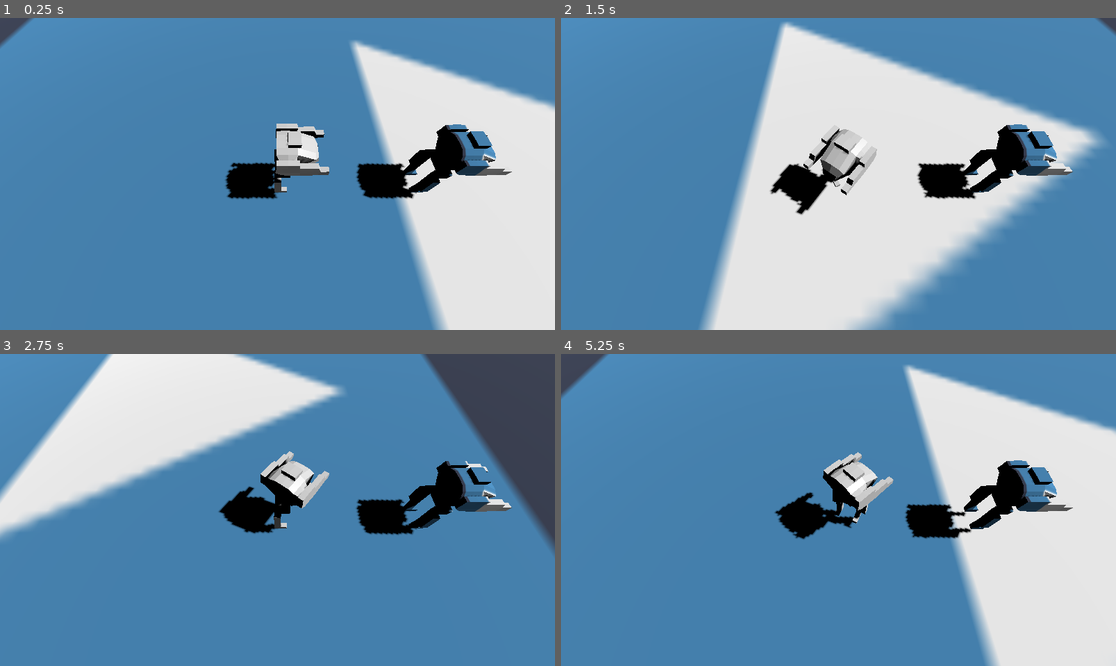
Above: before the commit, frames 1-4 (two rows, left to right).
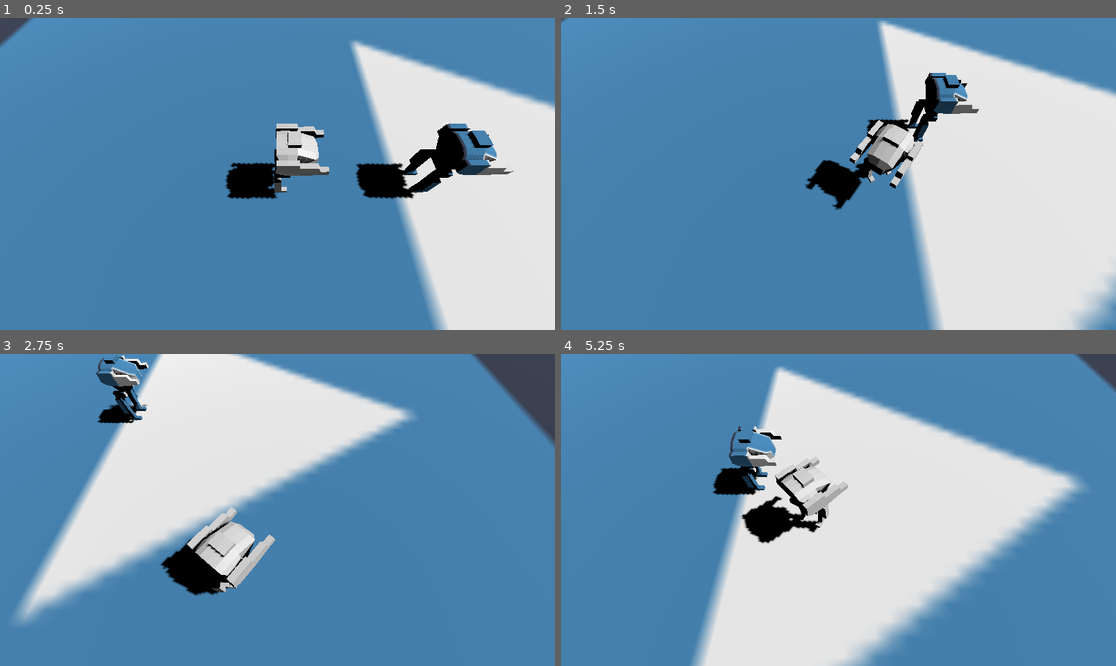
Above: after the commit, the same moments.

Repository: mrjackphil/top-down-arena
Game: Godot game, scene res://Test_Scene.tscn
The game is run twice, just before and just after one commit, with the same random seed, the same clock (stepped at 60 frames per second) and the same inputs. The engine's default icon, where the game draws it, is replaced by a stand-in: a white triangle on a blue panel in a dark square.
Inputs (mouse positions are in pixels of both pictures, inside the frame that each line leads up to):
- Up to frame 1 (0.25 s): no input
- Up to frame 2 (1.5 s): tap Enter (ui_accept) at 0.5, 0.77 s; move the mouse to (960, 158) at 0.52 s; hold D (move_right) 0.53-1.28 s; move the mouse to (727, 189) at 1.27 s; hold S (move_down) from 1.28 s (still down)
- Up to frame 3 (2.75 s): tap Enter (ui_accept) at 1.52 s; move the mouse to (333, 441) at 2.02 s; release S (move_down) at 2.03 s; hold D (move_right) from 2.03 s (still down)
- Up to frame 4 (5.25 s): move the mouse to (810, 572) at 2.77 s; release D (move_right) at 2.78 s; hold W (move_up) 2.78-3.53 s; tap Enter (ui_accept) at 3.02, 3.77, 4.52 s; move the mouse to (1005, 556) at 3.52 s; hold A (move_left) 3.53-5.03 s; move the mouse to (672, 463) at 4.27 s; move the mouse to (866, 510) at 5.02 s; hold S (move_down) from 5.03 s (still down)

The runs differ from the first frame. In frame 1, 0.4% of the frame differs, in the area x 63-93%, y 33-56%; in frame 2, 53%; in frame 3, 36%; in frame 4, 56%, in the area x 0-100%, y 0-100%.

Commit message:
feat: :sparkles: dynamic camera

Diff:
--- a/Test_Scene.tscn
+++ b/Test_Scene.tscn
@@ -1,9 +1,10 @@
-[gd_scene load_steps=7 format=3 uid="uid://cawtlw0lqmqs6"]
+[gd_scene load_steps=8 format=3 uid="uid://cawtlw0lqmqs6"]
 
 [ext_resource type="PackedScene" uid="uid://bfq11qvhed0yu" path="res://assets/mech_model.tscn" id="1_bb6mf"]
 [ext_resource type="Script" path="res://mech.gd" id="1_nnsey"]
 [ext_resource type="Texture2D" uid="uid://dygavdxuu5sxo" path="res://icon.svg" id="2_a6mcb"]
 [ext_resource type="PackedScene" uid="uid://bpc3q8555itv2" path="res://assets/mech_model_v2.tscn" id="3_eh6p2"]
+[ext_resource type="Script" path="res://camera.gd" id="3_yq4qc"]
 
 [sub_resource type="SphereShape3D" id="SphereShape3D_mj3nk"]
 radius = 1.93681
@@ -31,10 +32,16 @@
 transform = Transform3D(1, 0, 0, 0, 1, 0, 0, 0, 1, 0, 2, 0)
 shape = SubResource("SphereShape3D_mj3nk")
 
-[node name="Camera3D" type="Camera3D" parent="CharacterBody3D2"]
-transform = Transform3D(1, 0, 0, 0, 0.48004, 0.877247, 0, -0.877247, 0.48004, -0.532248, 12.8851, 6.42041)
+[node name="Model" parent="CharacterBody3D2" instance=ExtResource("3_eh6p2")]
 
-[node name="Model" parent="CharacterBody3D2" instance=ExtResource("3_eh6p2")]
+[node name="CameraRoot" type="Node3D" parent="CharacterBody3D2"]
+transform = Transform3D(1, 0, 0, 0, 1, 0, 0, 0, 1, -0.532248, 12.8851, 6.42041)
+
+[node name="CameraPosition" type="Node3D" parent="CharacterBody3D2/CameraRoot"]
+
+[node name="Camera" type="Camera3D" parent="CharacterBody3D2/CameraRoot/CameraPosition"]
+transform = Transform3D(1, 0, 0, 0, 0.48004, 0.877247, 0, -0.877247, 0.48004, 0, 0, 0)
+script = ExtResource("3_yq4qc")
 
 [node name="CSGBox3D" type="CSGBox3D" parent="."]
 transform = Transform3D(4.76884, 0, 0, 0, 1, 0, 0, 0, 1, 0, -0.5, 0)
--- a/mech.gd
+++ b/mech.gd
@@ -4,9 +4,13 @@
 const SPEED = 20.0
 const JUMP_VELOCITY = 4.5
 
+const CAMERA_DISTANCE = 5
+
 @onready var mech_model: Node3D = $Model
 @onready var mech_body: Node3D = mech_model.find_child("body", false)
 @onready var mech_legs: Node3D = mech_model.find_child("legs", false)
+
+@onready var camera_position: Node3D = $CameraRoot/CameraPosition
 
 
 # Get the gravity from the project settings to be synced with RigidBody nodes.
@@ -42,24 +46,14 @@
 
 	move_and_slide()
 	_update_body_direction(direction)
-
-
-func _update_model_behavior(dir: Vector3):
-	if mech_model == null:
-		print("Mech model is not found")
-		breakpoint
-		return
-
-	# mech_model.transform.basis = mech_model.transform.basis * Basis(Vector3.ZERO, mouse_position_vect, Vector3.ZERO)
-
-	# mech_model.rotate_object_local(Vector3(0, 1, 0), mouse_position_vect.x)
-	# mech_model.rotation.y = rotation.angle_to(dir)
+	_update_camera_offset(direction)
 
 
 # Changes body direction to dir vector.
 func _update_body_direction(dir: Vector3) -> void:
 	if mech_body == null:
-		print("Mech body is not found")
+		print("Mech body is not found. Disabling ", name, " instance.")
+		set_physics_process(false)
 		return
 
 	var viewport = get_viewport()
@@ -72,8 +66,25 @@
 # Changes legs direction to dir vector.
 func _update_legs_direction(dir: Vector3) -> void:
 	if mech_legs == null:
-		print("Mech legs are not found")
+		print("Mech legs are not found. Disabling ", name, " instance.")
+		set_physics_process(false)
 		return
 
 	var viewport = get_viewport()
 	mech_legs.rotation.y = lerp_angle(atan2(-dir.z, dir.x), mech_legs.rotation.y, 0.9)
+
+# Move camera toward the mouse
+func _update_camera_offset(dir: Vector3) -> void:
+	if camera_position == null:
+		print("Camera not found.")
+		set_physics_process(false)
+		return
+
+	var viewport = get_viewport()
+	var mouse_position = viewport.get_mouse_position()
+	var mouse_position_vect = Vector3(
+		mouse_position.x - viewport.size.x / 2,
+		0,
+		mouse_position.y - viewport.size.y / 2).normalized()
+
+	camera_position.position = lerp(camera_position.position, mouse_position_vect * CAMERA_DISTANCE, 0.1)
